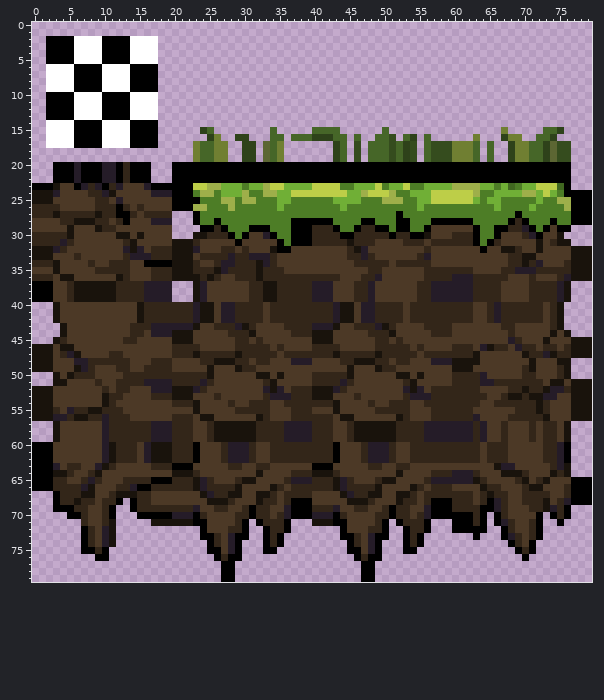
A sprite sheet gets an edit: treeoflife/tilesets/tDirt/output_tileset.png. That is the earlier state.
The file is 80x80 pixels.
Once edited:
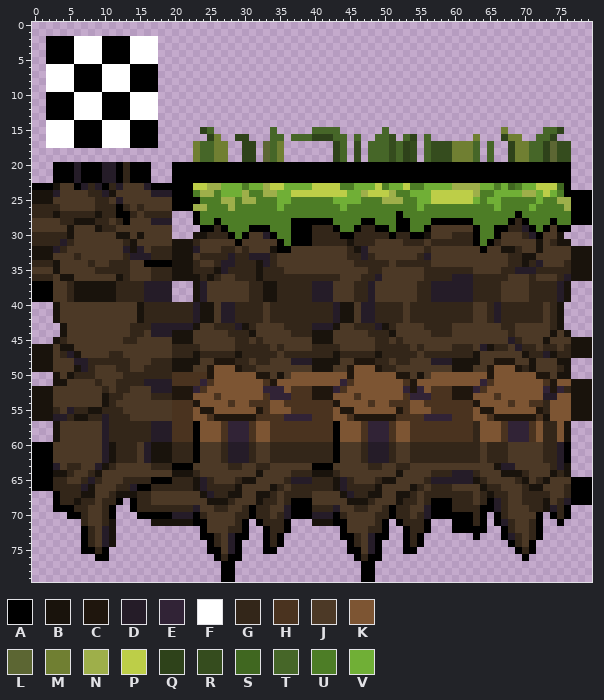
Palette (. is transparent): A #000000  B #19130c  C #1f160d  D #251c28  E #312336  F #ffffff  G #332619  H #4a331f  J #4c3926  K #7d5533  L #5c6633  M #707f32  N #9eaf4a  P #bdce48  Q #2e421a  R #354c1e  S #406720  T #466628  U #4d7d26  V #70af36
Edits made:
@@ x 0..79 @@
 47 BBBJGDBJJJJGGJJJJJJJGGGBGGGGGBGGGGGJGGGGGGGBGGGGGBGGGGGJGGGGGGGBJJJJJJBGGDBGGBBB
-48 BBBJJJDDGGGGGGJJJGGGJJJJGGBBBGGJGGJJJDDDJJJJGGBBBGGJGGJJJDDDBBBBJJJJJJJBJJJBB...
-49 BBBJJJBDGJJJGGJJGGGGJJJJJBJJJBGGJJJJJJJJJJJJJBJJJBGGJJJJJJJJBBBJJJJJJJGBJJJGB...
-50 ...BJBGGGJJJJGGGGGGGGGGGGBJJJJJJBBJBJJJJGGGGGBJJJJJJBBJBJJJJGGGGDJJJJJGGJJJGB...
-51 ...BBJJJJGJJGGGGDDDDGGGGDGJJJJJJJGBJJJJJGGGGDGJJJJJJJGBJJJJJGGGGDDGGGGGGGJBBJBBB
-52 BBBJJJJJJJGJGGJJJDDDBBBDGJJJJJJJJDBDJGGGBBBDGJJJJJJJJDBDJGGGGGGGJJJJGGBGGBDDGBBB
-53 BBBJJJJJJJBGGJJJJGGGBBBJJJGJJJJJJGDDDGGGBBBJJJGJJJJJJGDDDGGGGGGGGJJGBBGBBDDJJBBB
-54 BBBJJJJJJJBGJJJJJJJJGGGBJJJJGJJGGGJJGGGGGGGBJJJJGJJGGGJJGGGGGGGGJJGGGGGGBGJJJBBB
-55 BBBGJDGGBBGGGJJJJJJJJJJBJJJJJGGGGGJJJGGGJJJBJJJJJGGGGGJJJGGGGGGJJJJJJGGGBGJJJBBB
-56 BBBDDGBBGGDGGGJJJJJJGGGJBBJJJJJJBGJJJGGGGGGJBBJJJJJJBGJJJGGGGGGDJJJJGGGGGBJJJBBB
-57 ...BJJJJJJDGGGGGGDDDGGGJJGBBBBBBGGGGDDDDGGGJJGBBBBBBGGGGDDDDDDDGDJJGJJJGJGGJB...
-58 ...BJJJJJJDGGGGGGDDDGGGJJGBBBBBBGGGGDDDDGGGJJGBBBBBBGGGGDDDDDDDGDJJGJJJGJGGJB...
-59 ...BJJJJJJDGGGGGGDDDGGGJJGBBBBBBGGGGDDDDGGGJJGBBBBBBGGGGDDDDDDDGDJJGJJJGJGGJB...
+48 BBBJJJDDGGGGGGJJJGGGBBBBJJCCCGGJGGJJJDDDBBBBJJCCCGGJGGJJJDDDBBBBJJCCCJJBJJJBB...
+49 BBBJJJBDGJJJGGJJGGGGBBBJJCKKKCGGJJJJJJJJBBBJJCKKKCGGJJJJJJJJBBBJJCKKKCGBJJJGB...
+50 ...BJBGGGJJJJGGGGGGGHHHHHCKKKKKKCCJBJKKKKKKKKCKKKKKKCCJBJKKKKKKKKCKKKKKKCCJBB...
+51 ...BBJJJJGJJGGGGDDDDHHHHEHKKKKKKKHCKKKKKKKKKEHKKKKKKKHCKKKKKKKKKEHKKKKKKKHCKKBBB
+52 BBBJJJJJJJGJGGJJJDDDCCCEHKKKKKKKKEEEKHHHCCCEHKKKKKKKKECEKHHHCCCEHKKKKKKKKECEGBBB
+53 BBBJJJJJJJBGGJJJJGGGCCCKKKHKKKKKKHEEEHHHCCCKKKHKKKKKKHEEEHHHCCCKKKHKKKKKKDDKKBBB
+54 BBBJJJJJJJBGJJJJJJJJHHHCKKKKHKKHHHKKHHHHHHHCKKKKHKKHHHKKHHHHHHHCKKKKHKKHHGKKKBBB
+55 BBBGJDGGBBGGGJJJJJJJHHHKCCKKKKKKCHKKKHHHHHHKCCKKKKKKCHKKKHHHHHHKCCKKKKKKCGKKKBBB
+56 BBBDDGBBGGDGGGJJJJJJHHHKKHCCCCCCHHHHEEEEHHHKKHCCCCCCHHHHEEEEHHHKKHCCCCCCHBKKKBBB
+57 ...BJJJJJJDGGGGGGDDDHHHAKKKHEEEHKKHHHHHHHHHAKKKHEEEHKKHHHHHHHHHGKKKHEEEHKGGKB...
+58 ...BJJJJJJDGGGGGGDDDHHHAKKKHEEEHKKHHHHHHHHHAKKKHEEEHKKHHHHHHHHHGKKKHEEEHKGGKB...
+59 ...BJJJJJJDGGGGGGDDDHHHAKKKHEEEHKKHHHHHHHHHAKKKHEEEHKKHHHHHHHHHGKKKHEEEHKGGKB...
 60 AAAJJJJJJJDBGGGJDBBBGGGAJJJGDDDGJJGGGGGGGGGAJJJGDDDGJJGGGGGGGGGGJGGGJJJJJGGDA...
Where, in picture pixels (left, top, right, bottom), the same in both pictures:
changed: (172, 358, 571, 442)
